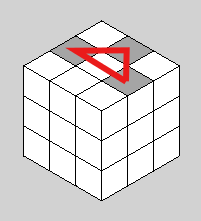
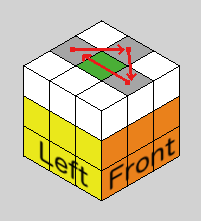
Layer changes from the first 201px x 221px image to the second:
added layer "Pasted Layer #1" above "Layer #1" over [39, 137, 176, 191]
added layer "Layer #1" above "Layer" over [70, 44, 137, 85]
hid "Layer" over [65, 47, 130, 85]
painted on "Pasted Layer" over [24, 52, 179, 200]
